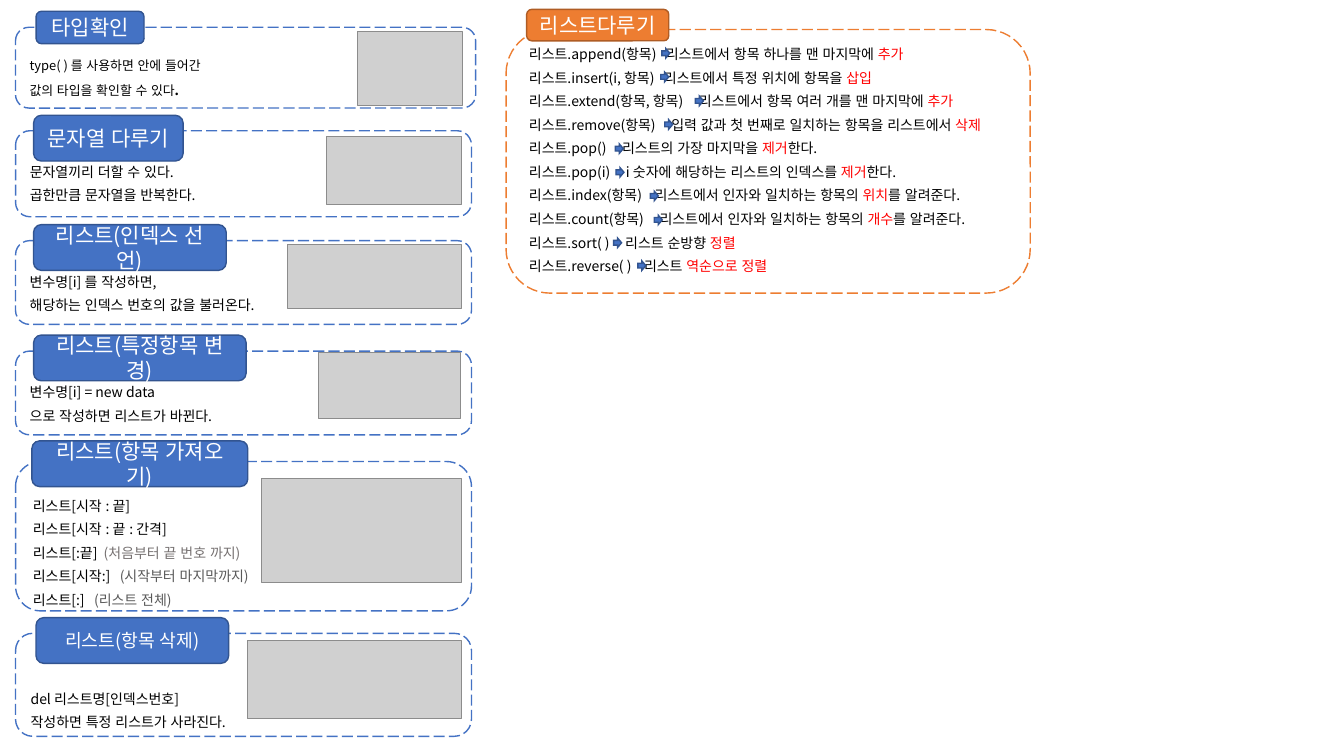
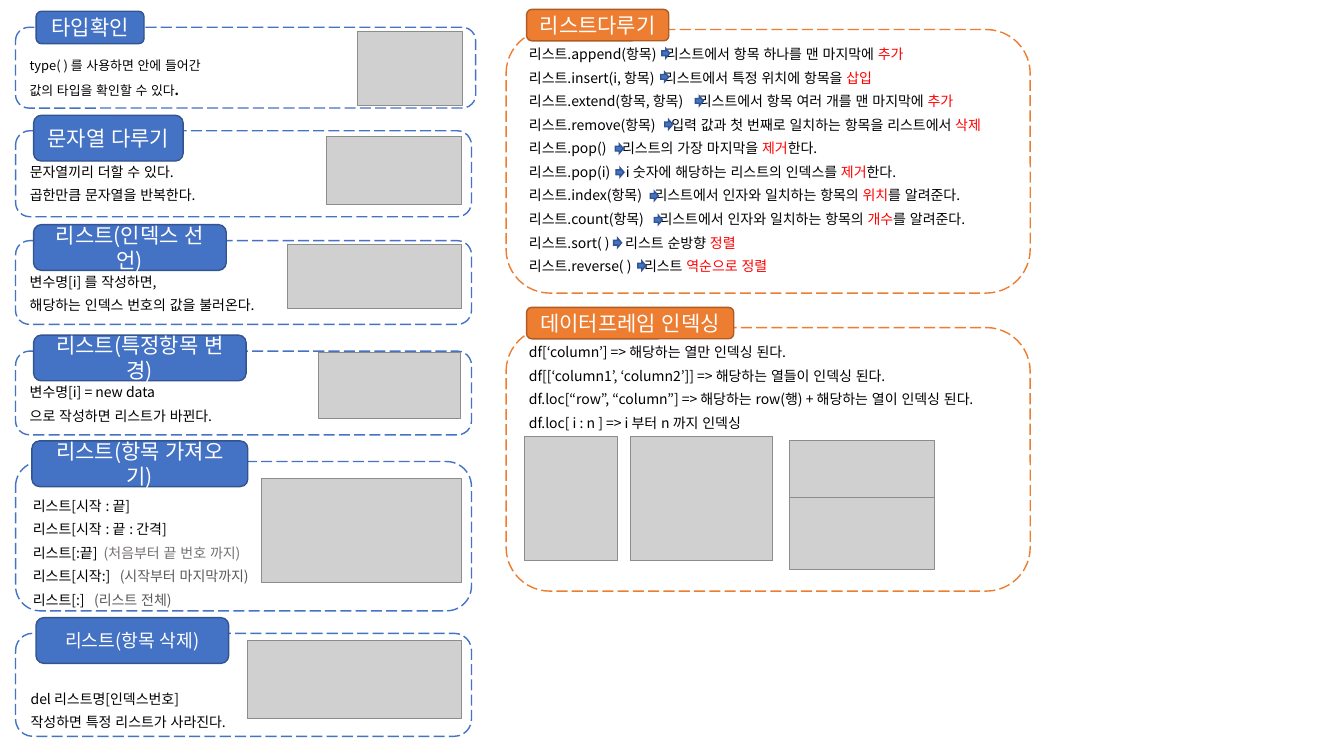
Before and after one commit to csleeNEW/NLP_Based_Investment_Forecasting_Analysis_Project, a slide deck: slide 1 of Cheat_Sheet/치트시트_김민영.pptx. Drawn at 1344x756 pixels with LibreOffice and Linux fonts; fonts in the diff are those of the drawing; grey boxes stand for pictures. Boxes give left, top, right and bottom in pixels: in the first picture for what was removed or moved away, otherwise in the second. Text is boxed around its words. In the diff, an @@ line names an element or a change of style, - is before the commit and + after.

```diff
--- a/Cheat_Sheet/치트시트_김민영.pptx
+++ b/Cheat_Sheet/치트시트_김민영.pptx
@@ rounded rectangle added at box(506, 328, 1030, 591), outline #ED7D31 1 pt dashed, 10 pt, text #000000 @@
+df[‘column’] => 해당하는 열만 인덱싱 된다.
+df[[‘column1’, ‘column2’]] => 해당하는 열들이 인덱싱 된다.
+df.loc[“row”, “column”] => 해당하는 row(행) + 해당하는 열이 인덱싱 된다.
+df.loc[ i : n ] => i 부터 n 까지 인덱싱
@@ rounded rectangle added at box(526, 308, 734, 339), fill #ED7D31, outline #AF5C24 1 pt, 15 pt, text #FFFFFF @@
+데이터프레임 인덱싱
@@ picture added at box(524, 437, 618, 561) @@
@@ picture added at box(630, 438, 772, 562) @@
@@ picture added at box(790, 441, 935, 498) @@
@@ picture added at box(790, 498, 935, 570) @@
```
Also in this commit, not shown: 1 slide added.
